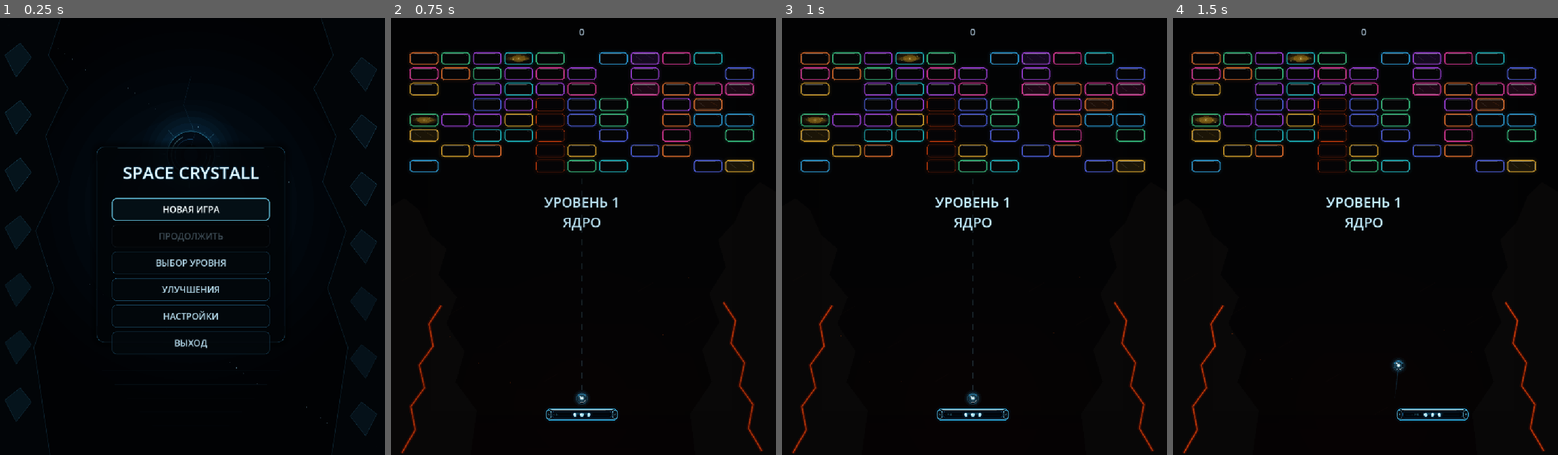
Above: before the commit, frames 1-4 (left to right).
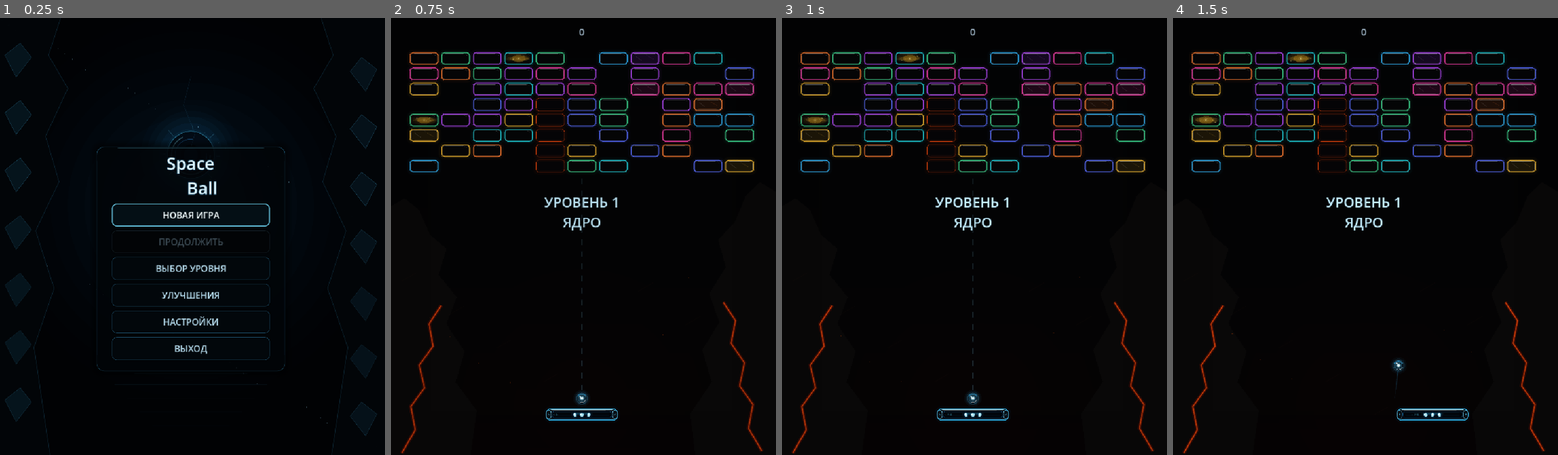
Above: after the commit, the same moments.

Repository: Ardarik421/arkanoid
Game: Godot game, scene res://scenes/main_menu.tscn
Two runs of this game, one before a commit and one after it. Both use one fixed random seed, a clock stepped at 60 frames per second and the inputs below. Sound files missing from this copy of the repository are replaced by a short silence.
Inputs (mouse positions are in pixels of both pictures, inside the frame that each line leads up to):
- Up to frame 1 (0.25 s): no input
- Up to frame 2 (0.75 s): click "НОВАЯ ИГРА" at 0.5 s
- Up to frame 3 (1 s): no input
- Up to frame 4 (1.5 s): tap Enter at 1.25 s; move the mouse to (1450, 214) at 1.27 s; hold D (move_right) from 1.28 s (still down); tap Space (launch_ball) at 1.35 s

The runs differ from the first frame. In frame 1, 3.8% of the frame differs, in the area x 25-75%, y 31-81%; in frame 2, nothing differs; in frame 3, nothing differs; in frame 4, nothing differs.

Commit message:
Update game title and extend main menu panel

Diff:
--- a/scenes/main_menu.gd
+++ b/scenes/main_menu.gd
@@ -52,15 +52,15 @@
 	_draw_portal(center, pulse)
 	_draw_energy_path(center, viewport_size, pulse)
 
-	var panel_rect = Rect2(Vector2(247.0, 318.0), Vector2(466.0, 484.0))
+	var panel_rect = Rect2(Vector2(247.0, 318.0), Vector2(466.0, 555.0))
 	draw_style_box(_make_panel_style(), panel_rect)
 
 	draw_line(Vector2(300.0, 321.0), Vector2(660.0, 321.0), Color(0.42, 0.88, 1.0, 0.24 + pulse * 0.08), 1.0, true)
-	draw_line(Vector2(342.0, 807.0), Vector2(618.0, 807.0), Color(0.26, 0.66, 0.92, 0.13), 1.0, true)
+	draw_line(Vector2(342.0, 878.0), Vector2(618.0, 878.0), Color(0.26, 0.66, 0.92, 0.13), 1.0, true)
 
 	for side in [-1.0, 1.0]:
 		var x = center.x + side * 232.0
-		draw_line(Vector2(x, 353.0), Vector2(x, 760.0), Color(0.28, 0.72, 1.0, 0.09), 1.0, true)
+		draw_line(Vector2(x, 353.0), Vector2(x, 831.0), Color(0.28, 0.72, 1.0, 0.09), 1.0, true)
 
 func _draw_stars(viewport_size: Vector2, pulse: float):
 	for i in range(54):
@@ -157,13 +157,13 @@
 	$Menu.offset_left = 285.0
 	$Menu.offset_top = 340.0
 	$Menu.offset_right = 675.0
-	$Menu.offset_bottom = 785.0
+	$Menu.offset_bottom = 856.0
 	$Menu.add_theme_constant_override("separation", 15)
 
 func _setup_title():
 	var title = $Menu/Title
-	title.text = "SPACE CRYSTALL"
-	title.custom_minimum_size = Vector2(0, 105)
+	title.text = "Space\n     Ball"
+	title.custom_minimum_size = Vector2(0, 118)
 	title.add_theme_font_size_override("font_size", 42)
 	title.add_theme_color_override("font_color", Color(0.88, 0.97, 1.0, 1.0))
 	title.add_theme_color_override("font_outline_color", Color(0.02, 0.20, 0.31, 0.95))
